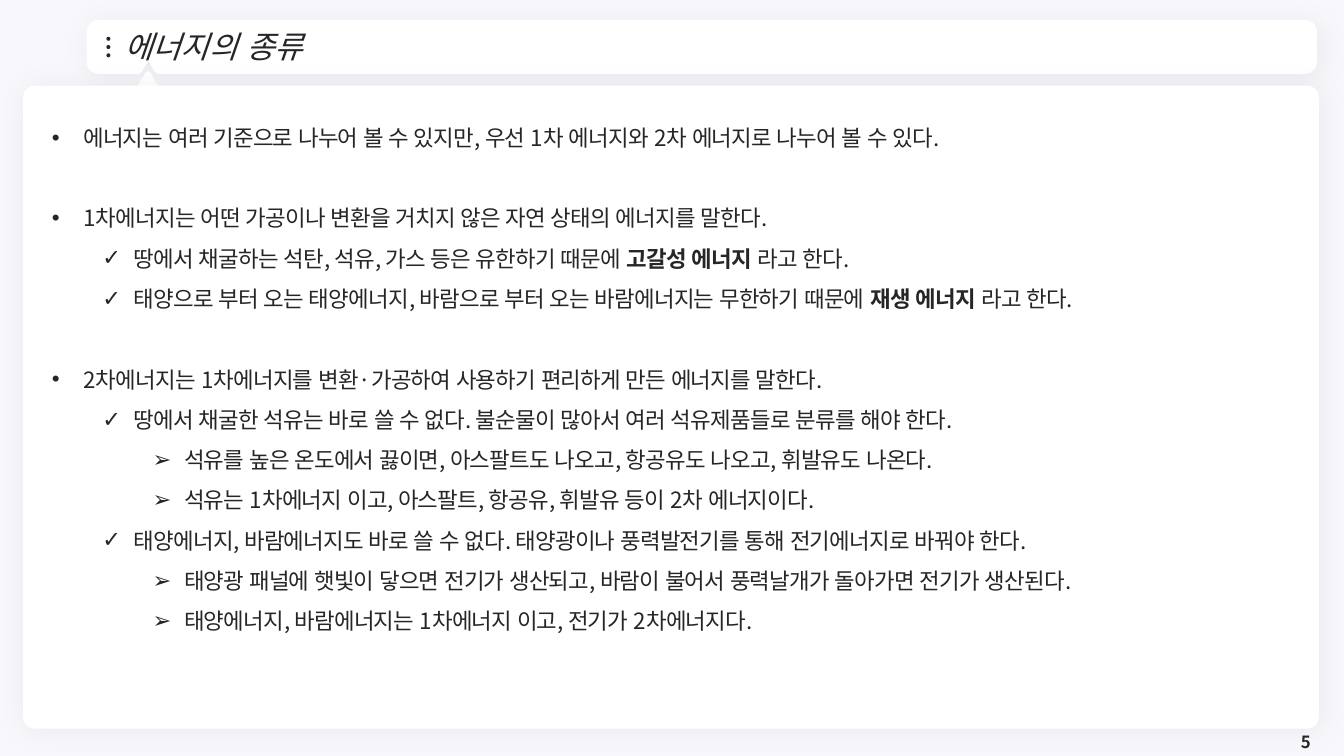
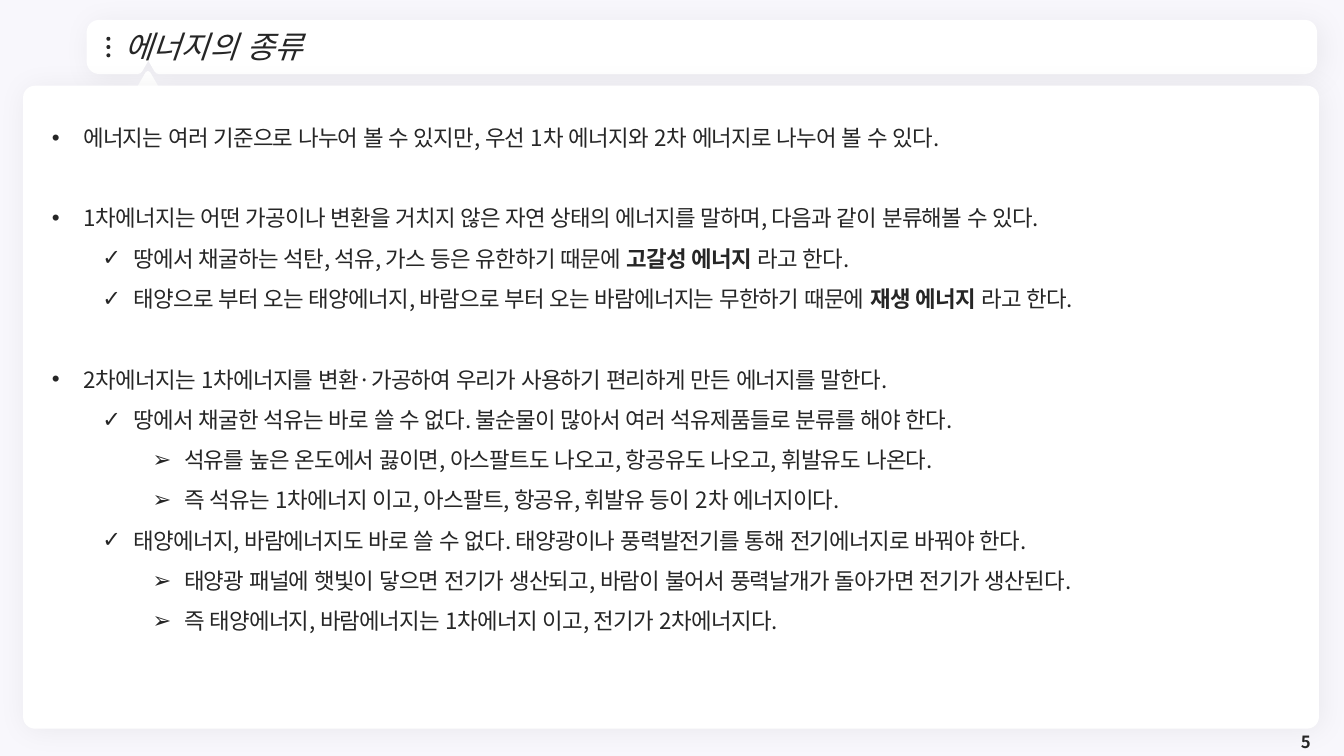
Before and after one commit to meandthey/Teaching, a slide deck: slide 5 of 생활속의 경제/01_Lectures/생활속의 경제_(에너지경제)_1.pptx. Drawn at 1344x756 pixels with LibreOffice and Linux fonts; fonts in the diff are those of the drawing; background and template pictures are left out. Boxes give left, top, right and bottom in pixels: in the first picture for what was removed or moved away, otherwise in the second. Text is boxed around its words. In the diff, an @@ line names an element or a change of style, - is before the commit and + after.

```diff
--- a/생활속의 경제/01_Lectures/생활속의 경제_(에너지경제)_1.pptx
+++ b/생활속의 경제/01_Lectures/생활속의 경제_(에너지경제)_1.pptx
@@ text at [83, 207, 1039, 230]: text changed @@
-• 1차에너지는 어떤 가공이나 변환을 거치지 않은 자연 상태의 에너지를 말한다.
+• 1차에너지는 어떤 가공이나 변환을 거치지 않은 자연 상태의 에너지를 말하며, 다음과 같이 분류해볼 수 있다.
@@ text at [83, 369, 888, 390]: text changed @@
-• 2차에너지는 1차에너지를 변환·가공하여 사용하기 편리하게 만든 에너지를 말한다.
+• 2차에너지는 1차에너지를 변환·가공하여 우리가 사용하기 편리하게 만든 에너지를 말한다.
@@ text at [184, 489, 840, 512]: text changed @@
-    ➢ 석유는 1차에너지 이고, 아스팔트, 항공유, 휘발유 등이 2차 에너지이다.
+    ➢ 즉 석유는 1차에너지 이고, 아스팔트, 항공유, 휘발유 등이 2차 에너지이다.
@@ text at [184, 610, 778, 633]: text changed @@
-    ➢ 태양에너지, 바람에너지는 1차에너지 이고, 전기가 2차에너지다.
+    ➢ 즉 태양에너지, 바람에너지는 1차에너지 이고, 전기가 2차에너지다.
```
Also in this commit, not shown: 1 other slide changed, 1 slide added.
